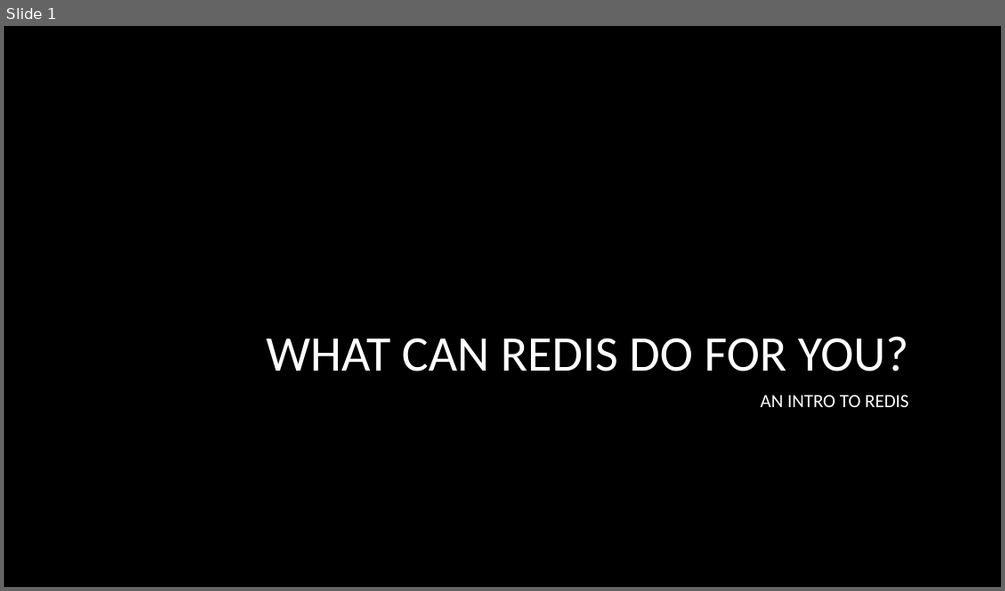
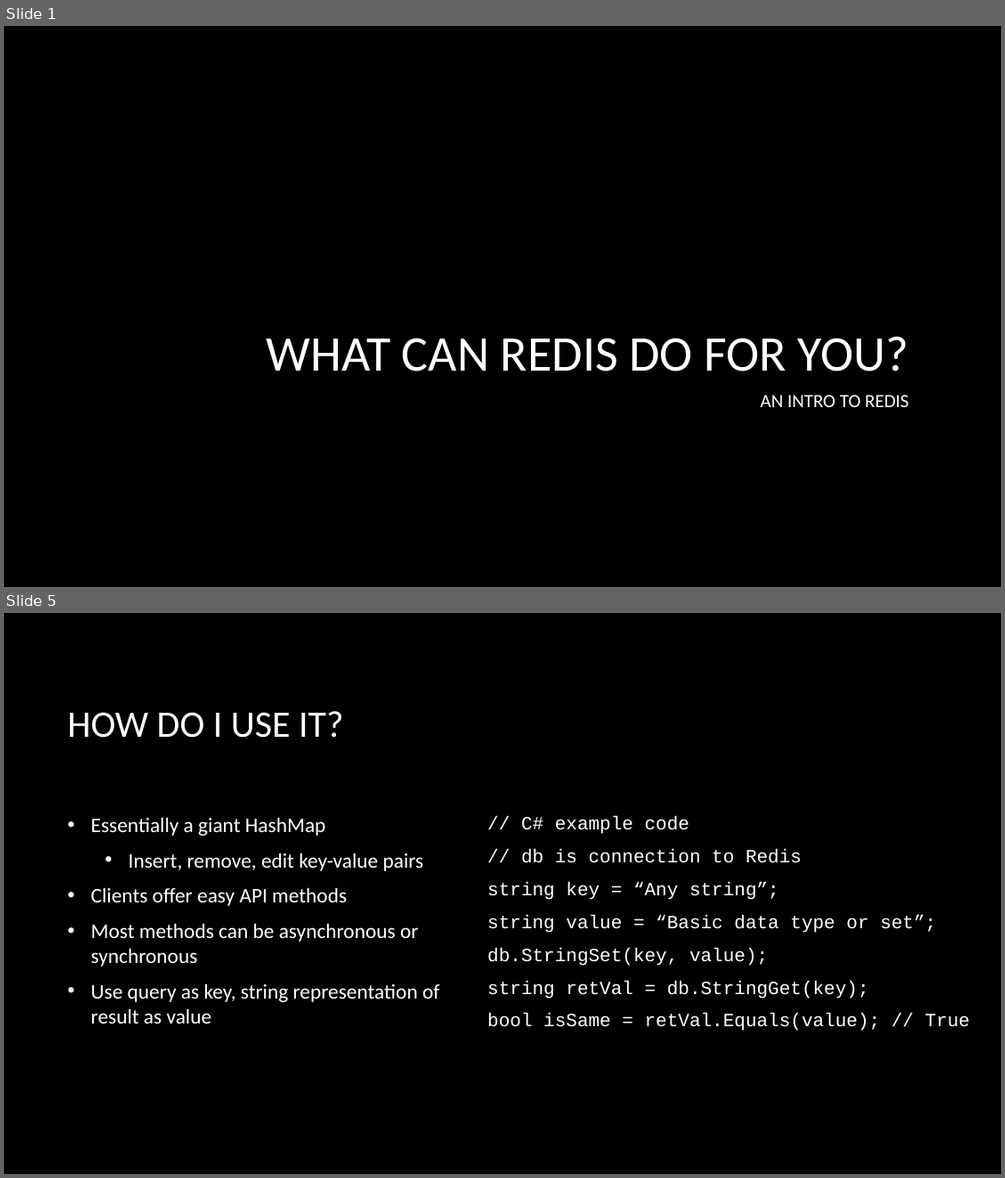
Before and after one commit to zoldham/Redis-Intro, a slide deck: Presenters/Presentation.pptx. Shown one above the other, each under a label of ours: slide 1 before the commit, slides 1 and 5 after it; the slides between them are not shown. The pictures are 1005x591 and 1005x1178 pixels, drawn with LibreOffice and Linux fonts; fonts in the diff are those of the drawing; background and template pictures are left out. Boxes give left, top, right and bottom in pixels: in the first picture for what was removed or moved away, otherwise in the second. Text is boxed around its words. In the diff, an @@ line names an element or a change of style, - is before the commit and + after.

```diff
--- a/Presenters/Presentation.pptx
+++ b/Presenters/Presentation.pptx
@@ slide 5 added at (4,613,1001,1174), background picture (left out) @@
@@ title added at (67,711,343,738), 36 pt, text #FFFFFF @@
+HOW DO I USE IT?
@@ text added at (91,817,439,1023), 20 pt, text #FFFFFF @@
+• Essentially a giant HashMap
+  • Insert, remove, edit key-value pairs
+• Clients offer easy API methods
+• Most methods can be asynchronous or synchronous
+• Use query as key, string representation of result as value
@@ text added at (487,816,970,1030), 18 pt, text #FFFFFF @@
+// C# example code
+// db is connection to Redis
+string key = “Any string”;
+string value = “Basic data type or set”;
+db.StringSet(key, value);
+string retVal = db.StringGet(key);
+bool isSame = retVal.Equals(value); // True
```
Also in this commit, not shown: 4 slides changed, 1 other slide added, 3 other files.
